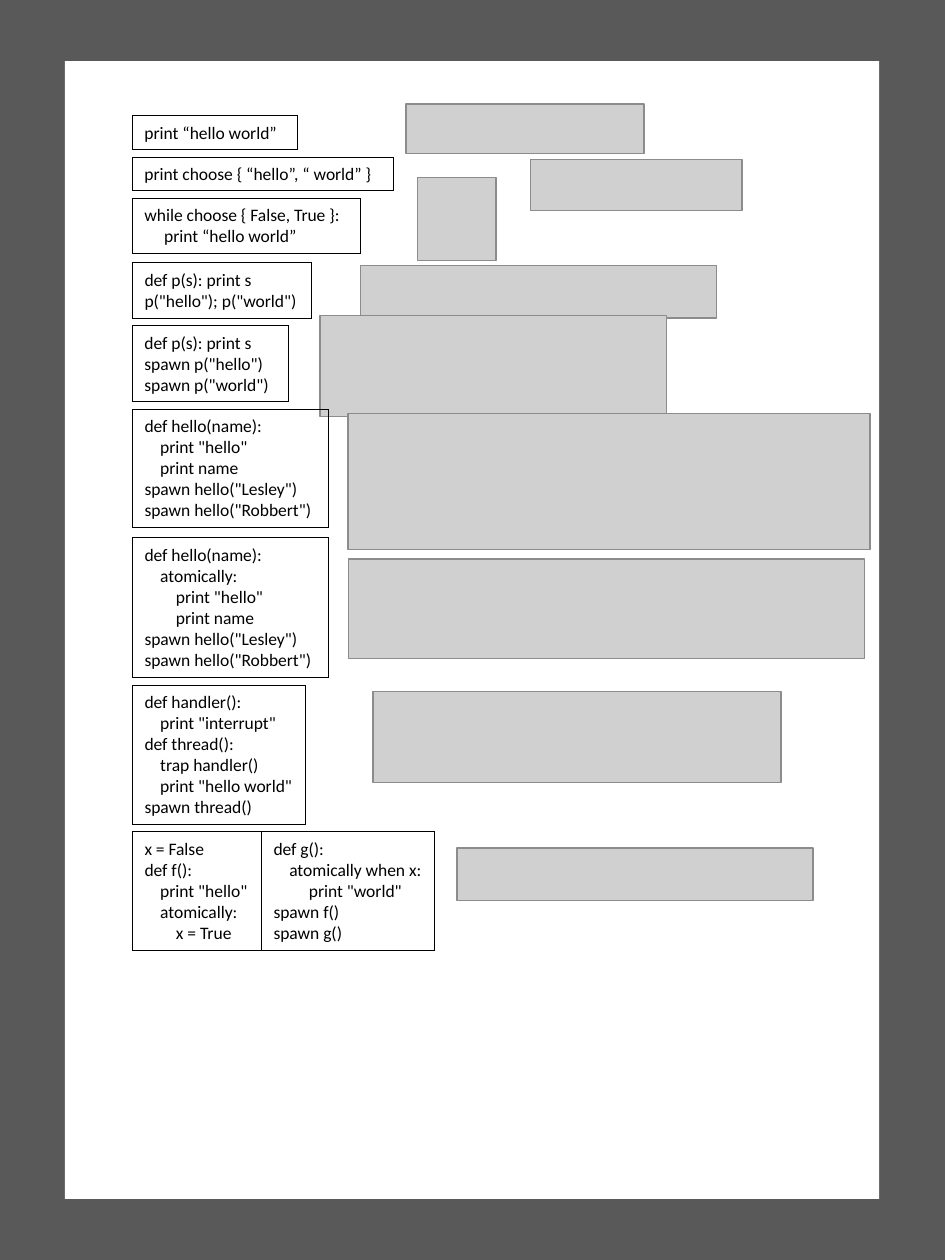
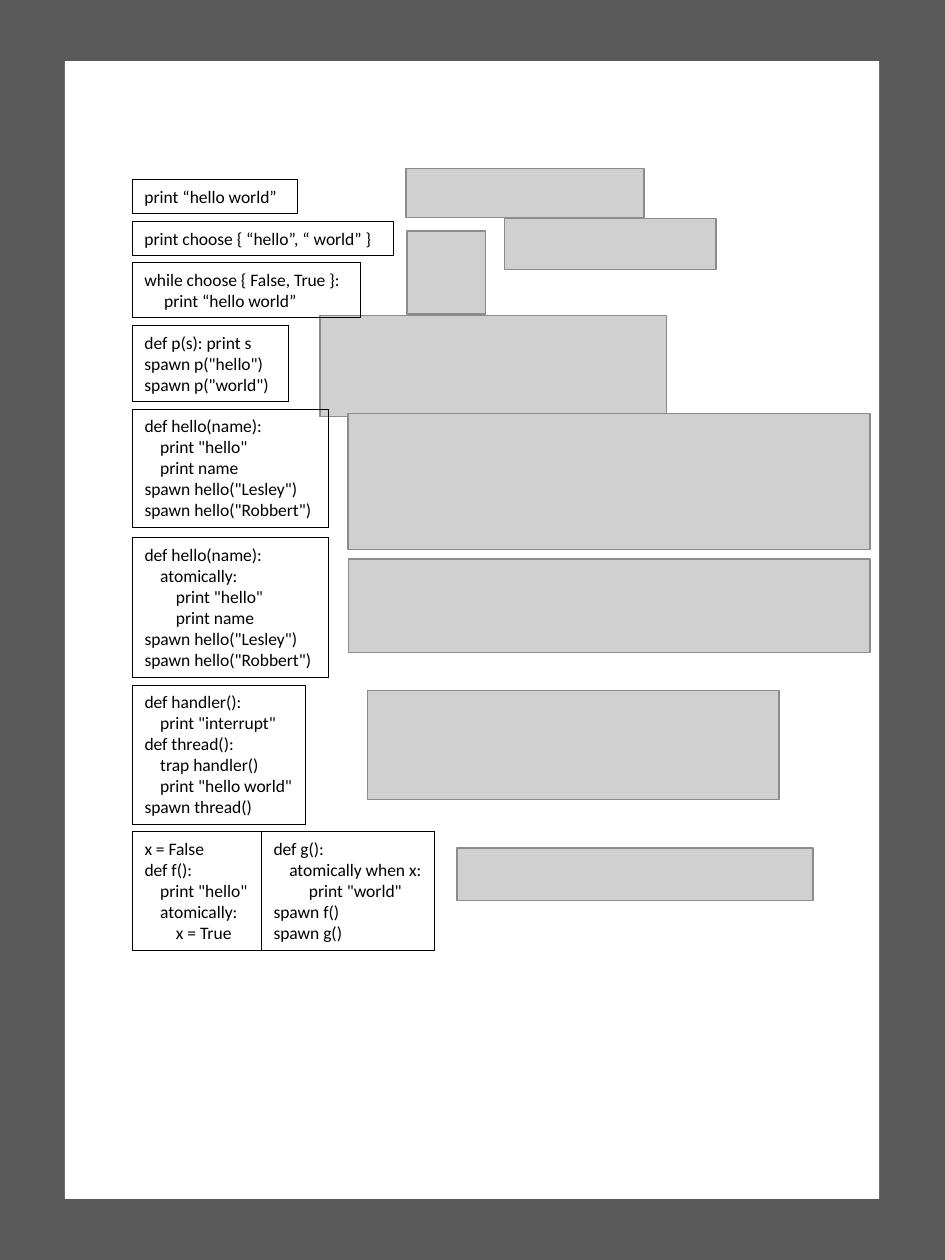
Before and after one commit to harmonylang/harmony, a slide deck: slide 1 of paper/hello.pptx. Drawn at 945x1260 pixels with LibreOffice and Linux fonts; fonts in the diff are those of the drawing; grey boxes stand for pictures. Boxes give left, top, right and bottom in pixels: in the first picture for what was removed or moved away, otherwise in the second. Text is boxed around its words. In the diff, an @@ line names an element or a change of style, - is before the commit and + after.

```diff
--- a/paper/hello.pptx
+++ b/paper/hello.pptx
@@ picture: place and size @@
-picture at (418,178,496,261)
+picture at (407,231,485,314)
@@ picture: place and size @@
-picture at (530,159,742,210)
+picture at (504,218,716,270)
@@ 3 rectangles, 1 picture: place and size @@
-3 rectangles, 1 picture at (132,105,644,253)
+3 rectangles, 1 picture at (132,169,644,318)
@@ rectangle removed at (132,263,312,319) @@
-def p(s): print s
-p("hello"); p("world")
@@ picture removed at (360,266,717,319) @@
@@ picture: place and size @@
-picture at (349,559,864,659)
+picture at (349,559,871,653)
@@ picture: place and size @@
-picture at (373,692,781,782)
+picture at (368,690,779,799)
```
Also in this commit, not shown: 7 other files.
